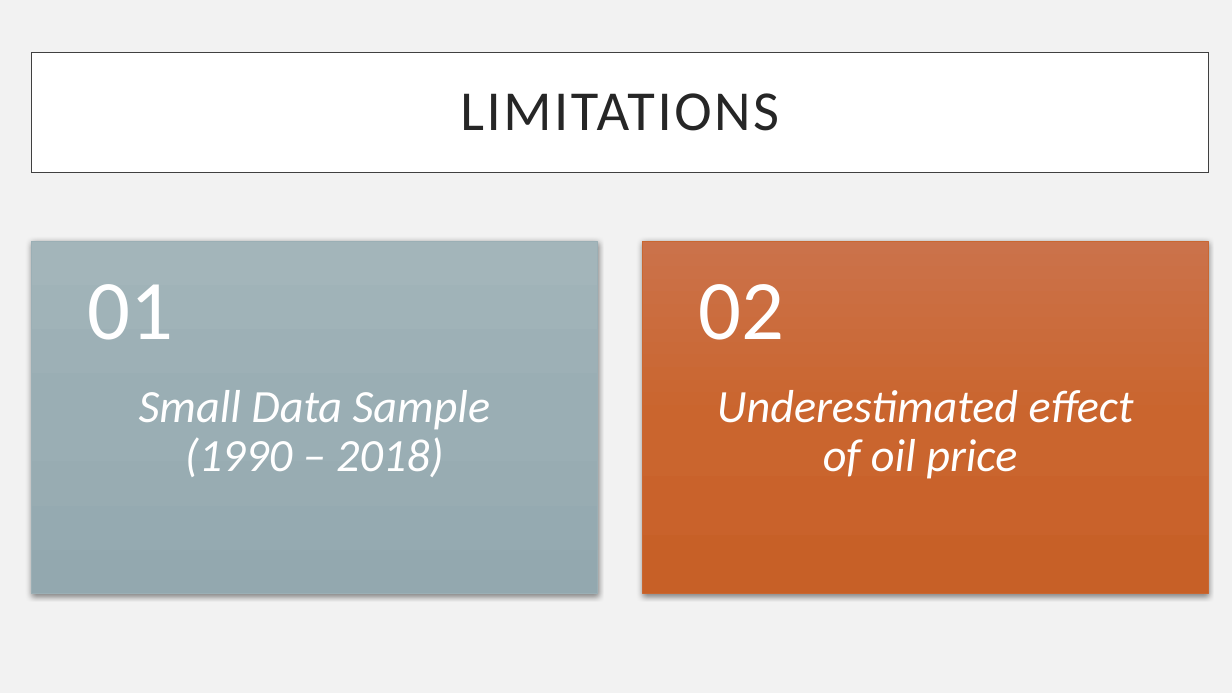
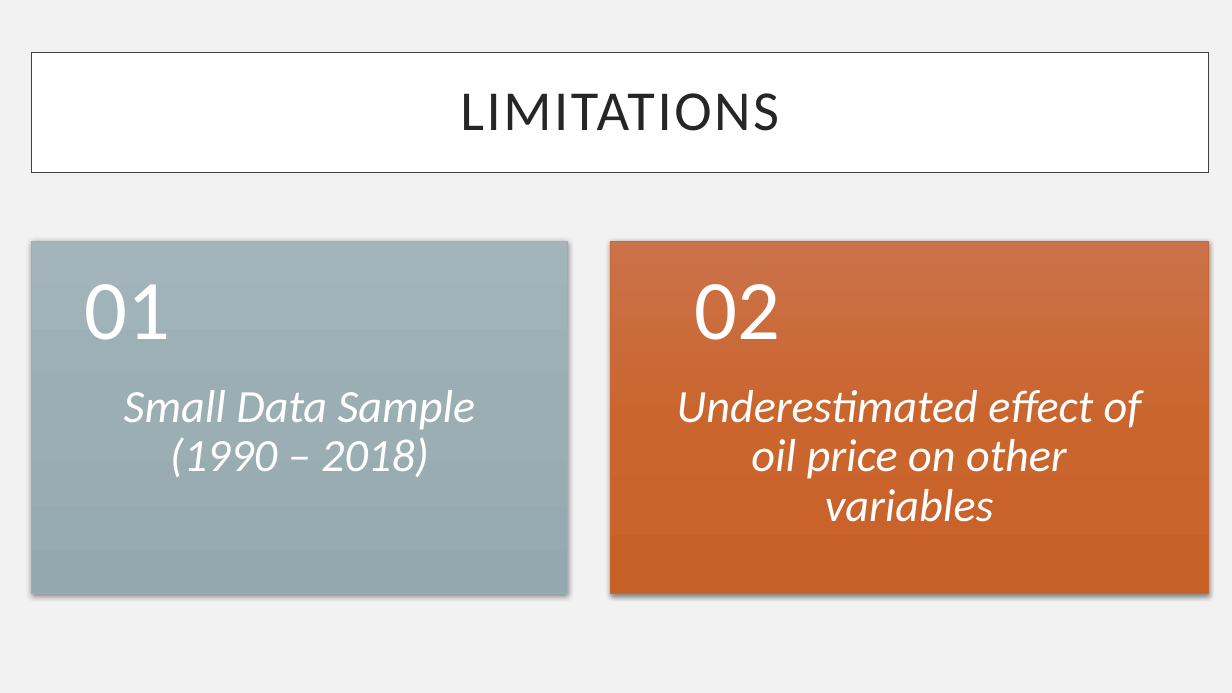
Before and after one commit to dxvo/DGJ_project, a slide deck: slide 16 of reports/Final_Presentation.pptx. Drawn at 1232x693 pixels with LibreOffice and Linux fonts; fonts in the diff are those of the drawing. Boxes give left, top, right and bottom in pixels: in the first picture for what was removed or moved away, otherwise in the second. Text is boxed around its words. In the diff, an @@ line names an element or a change of style, - is before the commit and + after.

Commit message:
Final Update

```diff
--- a/reports/Final_Presentation.pptx
+++ b/reports/Final_Presentation.pptx
@@ rectangle: place and size @@
-rectangle at box(31, 241, 597, 594)
+rectangle at box(31, 241, 567, 594)
@@ rectangle: place and size @@
-rectangle at box(643, 241, 1209, 594)
+rectangle at box(610, 241, 1208, 594)
@@ text "02": place and size @@
-text "02" at box(699, 284, 785, 340)
+text "02" at box(694, 284, 780, 340)
@@ text "Small Data Sample (1990 – ...": place and size @@
-text "Small Data Sample (1990 – ..." at box(139, 390, 491, 477)
+text "Small Data Sample (1990 – ..." at box(124, 390, 476, 477)
@@ text at box(677, 390, 1142, 522): text changed @@
-Underestimated effect of oil price
+Underestimated effect of oil price on other variables
```
